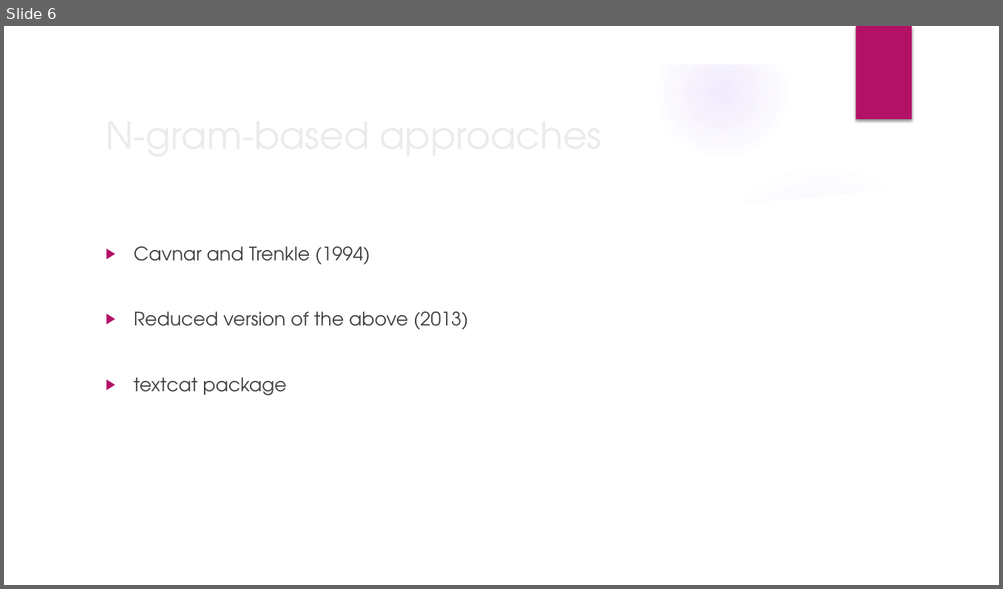
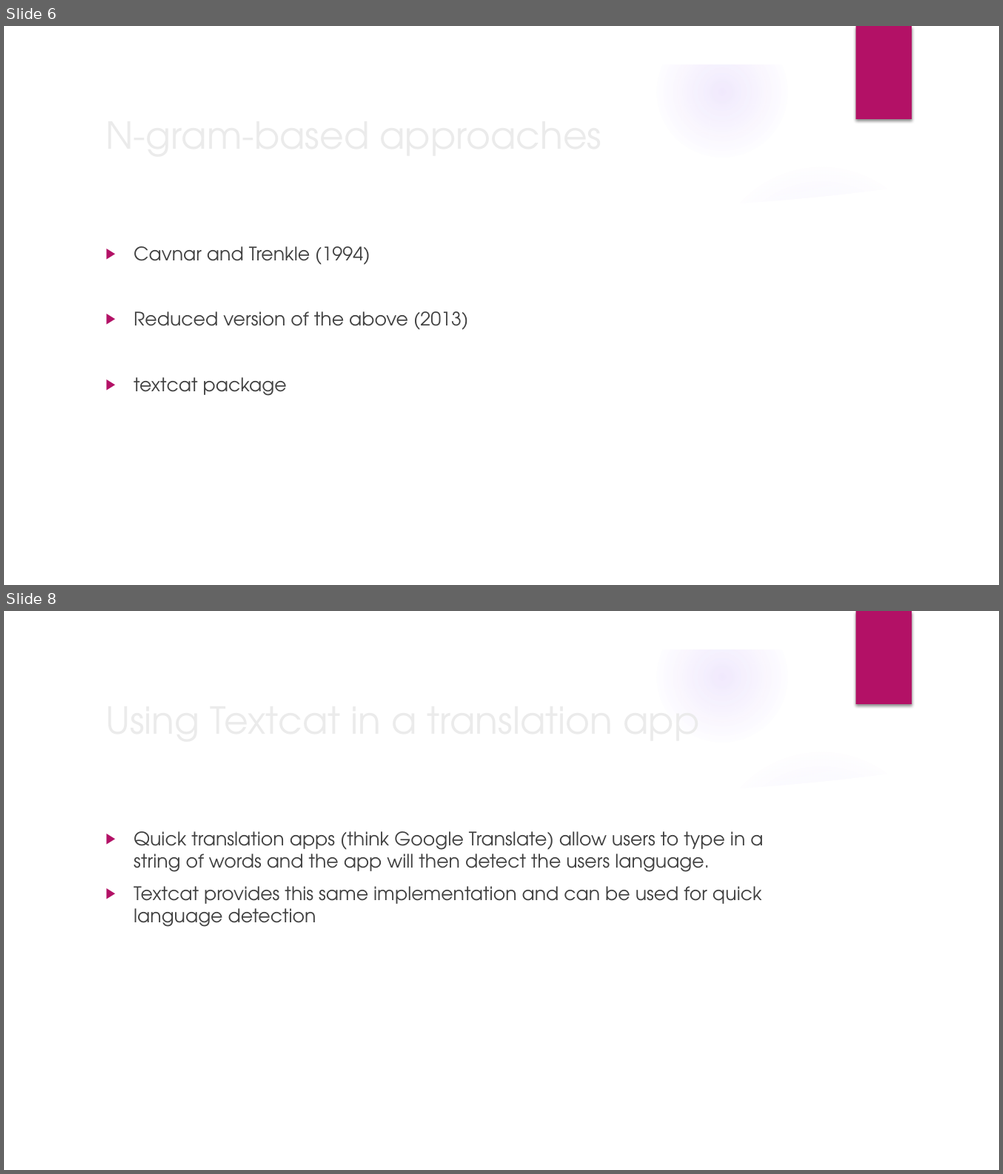
Before and after one commit to shanefreeborn21/INFO_523_Final, a slide deck: textcat package presentation.pptx. Shown one above the other, each under a label of ours: slide 6 before the commit, slides 6 and 8 after it; the slides between them are not shown. The pictures are 1003x589 and 1003x1174 pixels, drawn with LibreOffice and Linux fonts; fonts in the diff are those of the drawing; background and template pictures are left out. Boxes give left, top, right and bottom in pixels: in the first picture for what was removed or moved away, otherwise in the second. Text is boxed around its words. In the diff, an @@ line names an element or a change of style, - is before the commit and + after.

```diff
--- a/textcat package presentation.pptx
+++ b/textcat package presentation.pptx
@@ slide 8 added at box(4, 611, 999, 1170), background picture (left out); not listed: 9 template elements that a slide beside it also shows @@
@@ title added at box(98, 690, 813, 748), 36 pt, text #EBEBEB @@
+Using Textcat in a translation app
@@ text added at box(134, 832, 762, 927), 18 pt, text #404040 @@
+▶ Quick translation apps (think Google Translate) allow users to type in a string of words and the app will then detect the users language.
+▶ Textcat provides this same implementation and can be used for quick language detection
```
Also in this commit, not shown: 1 slide changed, 1 slide removed.
